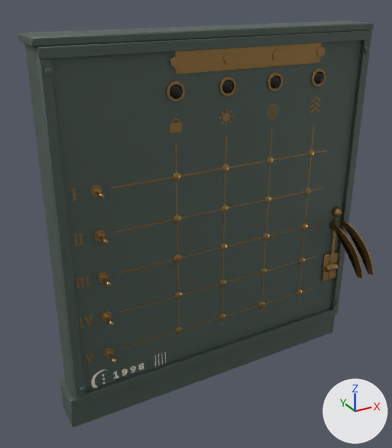
Two versions of the glTF model game/assets/models/panel0.glb, one commit apart.
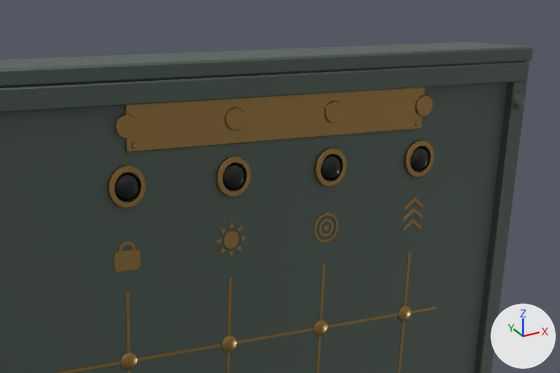
Each version appears first whole from a camera (50 mm lens) standing at (-1.52, -2.64, 2.34) and looking at (-0.16, -0.17, 1.1), and next in a close-up on the part from 29% to 99% of the width and 0% to 41% of the height. The lights are fixed; the arrows at lower right show +X, +Y and +Z. The last two pictures show the newer version. Vertices at exactly the same position are counted once.

Objects in the first close-up: 'lamp_array', 'lamp_light', 'lamp_lock', 'panel_body', 'panel_brass' and 5 more.
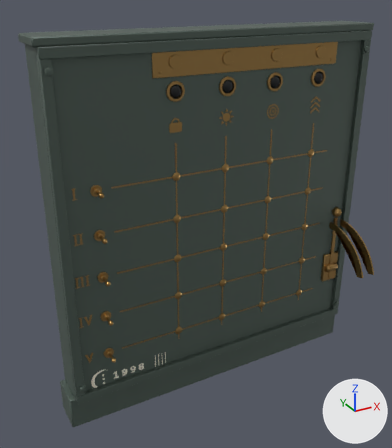
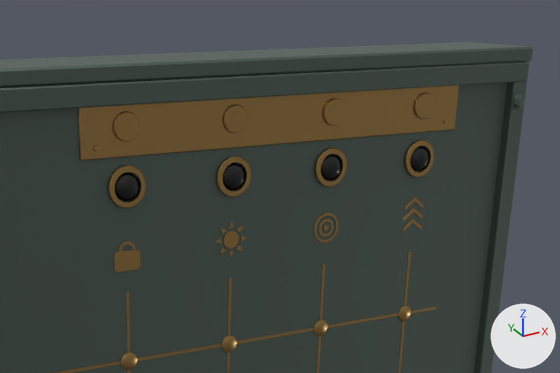
Boxes (x1, y1, x2, y2) around the edits, measured in the close-ups (560 x 373 px; the box of a moved part takes in the faces that stretch with it):
'panel_brass', reshaped
    before: (54, 87, 436, 373)
    after: (54, 85, 459, 373)
part 1 of me_panel_brass, moved or reshaped
    before: (125, 87, 425, 152)
    after: (78, 85, 459, 161)
part 2 of me_panel_brass, moved or reshaped
    before: (131, 142, 137, 149)
    after: (93, 145, 99, 152)
part 3 of me_panel_brass, moved or reshaped
    before: (116, 95, 433, 139)
    after: (113, 93, 435, 141)

What changed in the scene script:
```text
Change me_panel_brass:
    used by ob_panel_brass; location = (0.0, 0.0, 0.0)
    remove me_panel_brass.from_pydata(...)  # 2440 vertices, 4434 faces; spans x -0.89..0.9, y -0.57..-0.22, z 0.4..2.06
    add me_panel_brass.from_pydata(...)  # 2472 vertices, 4498 faces; spans x -0.89..0.9, y -0.57..-0.22, z 0.4..2.07
    me_panel_brass part 1: the loose piece of 24 vertices spanning x -0.3..0.6, y -0.23..-0.22, z 1.94..2.06 is scaled about its middle by (1.27, 1, 1.17)
    me_panel_brass part 2: the loose piece of 13 vertices spanning x -0.29..-0.27, y -0.23, z 1.95..1.96 is moved by (-0.1, 0.0, 0.0)
    me_panel_brass part 3: 87 vertices moved within x -0.33..0.63, y -0.23, z 1.97..2.03; 128 vertices removed from x -0.32..0.62, y -0.23, z 1.97..2.03; 160 vertices added at x -0.33..0.63, y -0.23, z 1.97..2.03
    other edits to the shape of me_panel_brass do not show in these pictures
```
